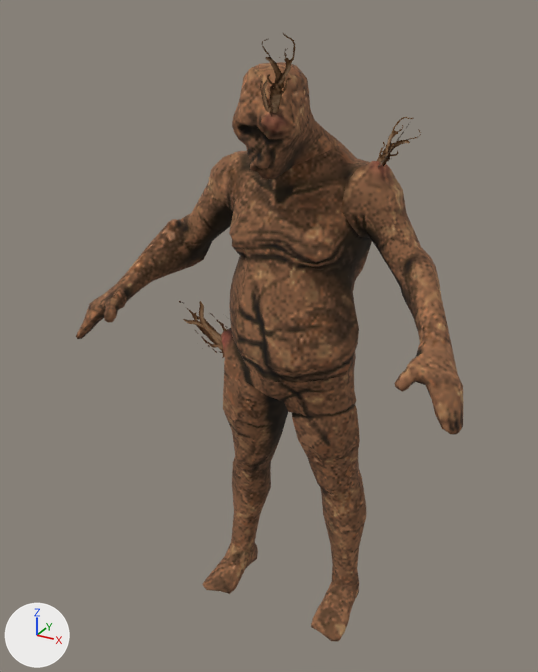
An edit to the glTF model assets/Characters/Monster_01/Monster_01_Rigged.glb, drawn before and after from the same camera.
Camera for both pictures: a 50 mm lens placed at (0.921, -1.863, 1.84), pointed at (-0.049, -0.099, 0.959). The lights are fixed; the arrows at lower left show +X, +Y and +Z. Vertices at the same position are counted once.

The scene before the commit, as lines of its bpy script (objects in view):
```python
me_monster_01 = bpy.data.meshes.new('Monster_01')
me_monster_01.from_pydata(...)  # 1272 vertices, 2498 faces; spans x -0.64..0.59, y -0.36..0.13, z 0.0..1.8
# faces by material slot: [2484, 14]
me_monster_01.materials.append(mat_m_monster_01)
me_monster_01.materials.append(mat_m_roots)
ob_monster_01 = bpy.data.objects.new('Monster_01', me_monster_01)
ob_monster_01.location = (0.0, 0.0, 0.0)
```
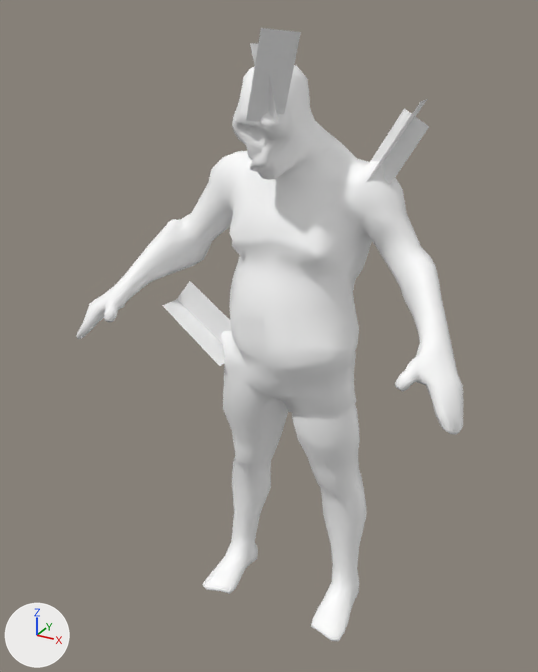
Pixel boxes [x1, y1, x2, y2] of what changed, in the pictures (538 x 672 px):
part 1 of me_monster_01, recoloured (brown to white)
    both: [76, 65, 463, 642]
part 2 of me_monster_01, recoloured (brown to white)
    before: [179, 33, 421, 358]
    after: [163, 28, 429, 366]

What changed in the scene script:
```text
Add mat_defaultmaterial:
    mat_defaultmaterial = bpy.data.materials.new('DefaultMaterial')
    mat_defaultmaterial.use_nodes = True; mat_defaultmaterial.node_tree.nodes.clear()
    _N = mat_defaultmaterial.node_tree.nodes; _L = mat_defaultmaterial.node_tree.links
    n0 = _N.new('ShaderNodeOutputMaterial'); n0.name = 'Material Output'
    n1 = _N.new('ShaderNodeBsdfPrincipled'); n1.name = 'Principled BSDF'
    n2 = _N.new('ShaderNodeVertexColor'); n2.name = 'Color Attribute'
    _L.new(n1.outputs[0], n0.inputs[0])  # 'BSDF' to 'Surface'
    _L.new(n2.outputs[0], n1.inputs[0])  # 'Color' to 'Base Color'
Change me_monster_01:
    where me_monster_01.from_pydata(...)  # 1272 vertices, 2498 faces; spans x -0.64..0.59, y -0.36..0.13, z 0.0..1.8
    used by ob_monster_01; location = (0.0, 0.0, 0.0)
    me_monster_01 part 1: all 2484 faces that had it switch from mat_m_monster_01 to mat_defaultmaterial
    me_monster_01 part 2: all 14 faces that had it switch from mat_m_roots to mat_defaultmaterial
```
